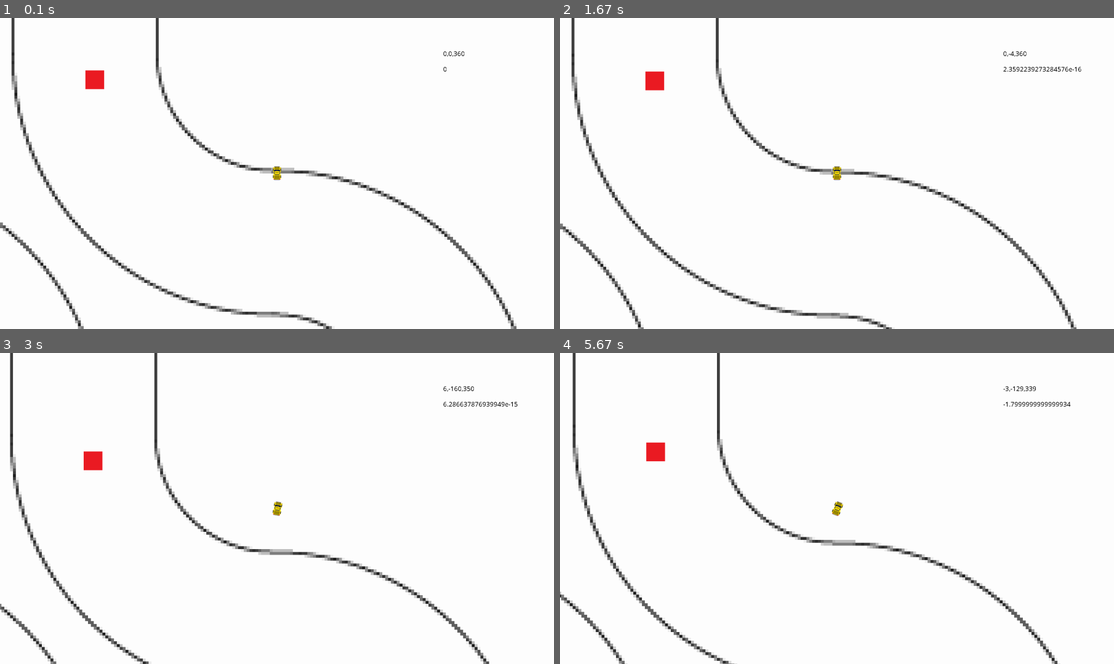
Above: before the commit, frames 1-4 (two rows, left to right).
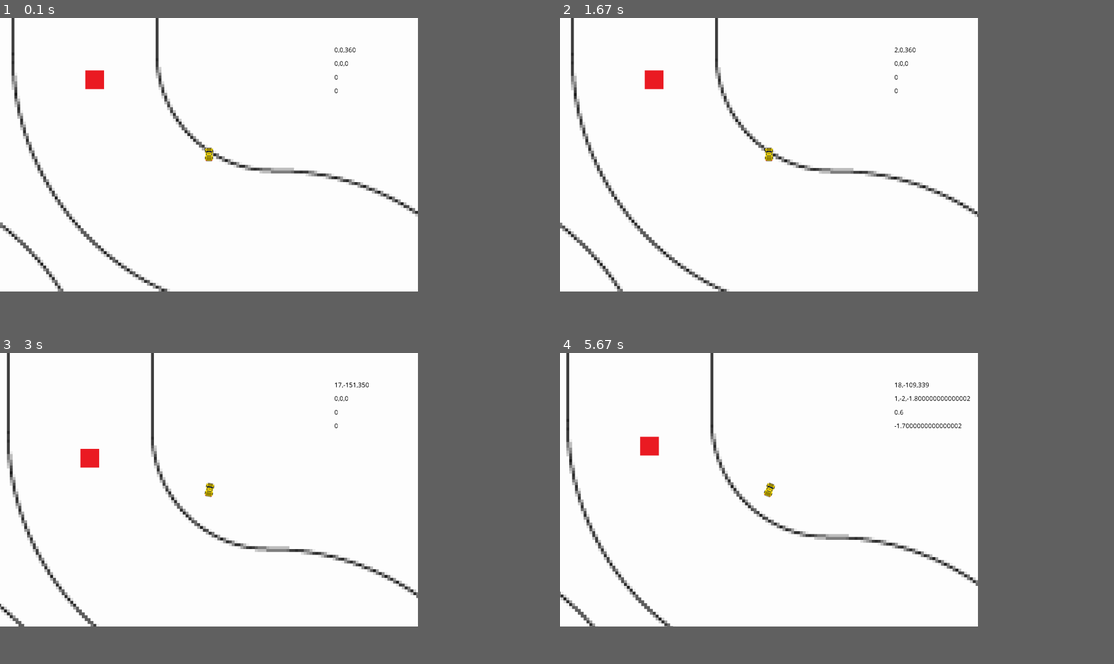
Above: after the commit, the same moments.

Repository: kurai23/Pygame
Game: pygame game, started from Race_Game_V2.py
Same seed, same stepped clock (60 frames per second), same inputs: the game is played once before the commit and once after it.
Inputs:
- Up to frame 1 (0.1 s): no input
- Up to frame 2 (1.67 s): tap S at 0.33 s; tap W at 0.67, 1 s
- Up to frame 3 (3 s): hold Up 1.83-2.3 s; hold Right 2.33-2.8 s
- Up to frame 4 (5.67 s): hold Down 3.4-3.7 s; hold Left 3.73-4.13 s; hold Up 4.17-4.53 s; hold Right 4.57-5.2 s; hold Down 5.23-5.6 s; hold Left from 5.63 s (still down)
In our replay, the window is 900x506 before the commit and 679x445 after it. These sizes can differ from the game's own. Grey fills any space a smaller window leaves; there, only what the larger window draws over its background counts as a difference.

The runs differ from the first frame. In frame 1, 1.5% of the frame differs, in the area x 10-94%, y 0-100%; in frame 2, 3.0%; in frame 3, 3.7%; in frame 4, 4.6%, in the area x 0-93%, y 0-100%.

Commit message:
Update and rename Race_Game_V1.py to Race_Game_V2.py
Added Inertia System, might need some altering/tuning but the drifting feels pretty good

Diff:
--- a/Race_Game_V1.py
+++ b/Race_Game_V2.py
@@ -4,7 +4,9 @@
 
 # pygame setup
 pygame.init()
-size = width, height = 1920, 1080
+#size = width, height = 800, 600     # Normal Window
+#size = width, height = 1920, 1080      # For my PC monitor
+size = width, height = 1450, 950
 screen = pygame.display.set_mode(size)
 clock = pygame.time.Clock()
 running = True
@@ -12,9 +14,7 @@
 x,y,r = 0,0,360
 a = 0
 a_X, a_Y = 0,0
-
-# a = 0.7677650582
-
+s_X, s_Y = 0,0
 
 
 def limit(Varible, minV, maxV):
@@ -24,16 +24,13 @@
 def findCarCenter():
     return ((width-64)/2)-((12)*limit(((math.sin((r*0.06981317)+((3*math.pi)/2)))+1)*(0.7677650582), 0, 1)), ((height-64)/2)-((12)*limit(((math.sin((r*0.06981317)+((3*math.pi)/2)))+1)*(0.7677650582), 0, 1))
 
-#carCenter_Standard = (width-64)/2, ((height-64)/2)
-#carCenter_45 = 368-(32/3)-1, 268-(32/3)-1 #It just works, Trust me \
 carCenter_R = findCarCenter()
 
 carCenter = centerX, centerY = carCenter_R   #Corrected for Image Size
 
 Car = pygame.image.load(".\Images\Car_Main.png")
-centeringTestImage = pygame.image.load(".\Images\centeringTestImage.png")
+#centeringTestImage = pygame.image.load(".\Images\centeringTestImage.png")
 testObject = pygame.image.load(".\Images\_testObject.png")
-#testBackround = pygame.image.load(".\Images\_testLARGE.png")
 mapBack = pygame.image.load(".\Images\RaceTrack_500x500.png")
 
 car_image = Car     #Default image will be the car facing up
@@ -109,19 +106,54 @@
 
     # Slows Down Car
     if a > 0:
-        a -= 0.05
+        if a < 0.05:
+            a = 0
+        else:
+            a -= 0.05
     if a < 0:
-        a += 0.05
+        if a > -0.05:
+            a = 0
+        else:
+            a += 0.05
 
-    a = limit(a, -8, 8)
+
+    a = limit(a, -10, 10)
     """
     a_X += math.sin(math.radians(r))*a
     a_X = limit(a_X, -math.sin(math.radians(r))*a, math.sin(math.radians(r))*a)
     a_Y += math.cos(math.radians(r))*a
     a_Y = limit(a_Y, -math.cos(math.radians(r))*a, math.cos(math.radians(r))*a)
     """
-    x -= math.sin(math.radians(r))*a
-    y -= math.cos(math.radians(r))*a
+    a_X = math.sin(math.radians(r))*a
+    a_Y = math.cos(math.radians(r))*a
+
+    # 1/(limit(abs(a), 0.0001, 10))*0.8
+
+    if s_X < a_X:
+        #s_X += ((abs(a)*-0.08)+(11.25*0.08))
+        s_X += 0.1
+    if s_X > a_X:
+        #s_X -= ((abs(a)*-0.08)+(11.25*0.08))
+        s_X -= 0.1
+
+    if s_Y < a_Y:
+        #s_Y += ((abs(a)*-0.08)+(11.25*0.08))
+        s_Y += 0.1
+    if s_Y > a_Y:
+        #s_Y -= ((abs(a)*-0.08)+(11.25*0.08))
+        s_Y -= 0.1
+
+    if (s_X < 1 and s_X > -1) and (a == 0):
+        s_X = 0
+    if (s_Y < 1 and s_Y > -1) and (a == 0):
+        s_Y = 0
+
+
+    x -= s_X
+    y -= s_Y
+
+
+    # Going to Add and inertia system + Drifting
 
 
 
@@ -135,13 +167,17 @@
     # RENDER YOUR GAME HERE
 
     cordReadOut = font.render(str(round(x)) + "," + str(round(y)) + "," + str(round(r)), False, (0,0,0))
-    testWrite = font.render(str(a), False, (0,0,0))
+    testWrite = font.render(str(round(a_X)) + "," + str(round(a_Y)) + "," + str((a)), False, (0,0,0))
+    speedXWrite = font.render(str((s_X)), False, (0,0,0))
+    speedYWrite = font.render(str((s_Y)), False, (0,0,0))
 
     Backround_Center = (((400-5000)/2) - x, ((300-5000)/2)- y)
     findObjectCenter() # updates the rects position
 
     screen.blit(mapBackS, (Backround_Center))
     screen.blit(testWrite, (width * 0.8, height * 0.15))
+    screen.blit(speedXWrite, (width * 0.8, height * 0.2))
+    screen.blit(speedYWrite, (width * 0.8, height * 0.25))
     screen.blit(cordReadOut, (width * 0.8, height * 0.1))
     screen.blit(car_image, (carCenter)) #Adds the image of the car
     screen.blit(testObject, (object_Rect.center))
@@ -151,6 +187,6 @@
     # flip() the display to put your work on screen
     pygame.display.flip()
 
-    clock.tick(120)  # limits FPS to 60
+    clock.tick(120)  # limits FPS to 120 because SPEEEEED
 
 pygame.quit()
